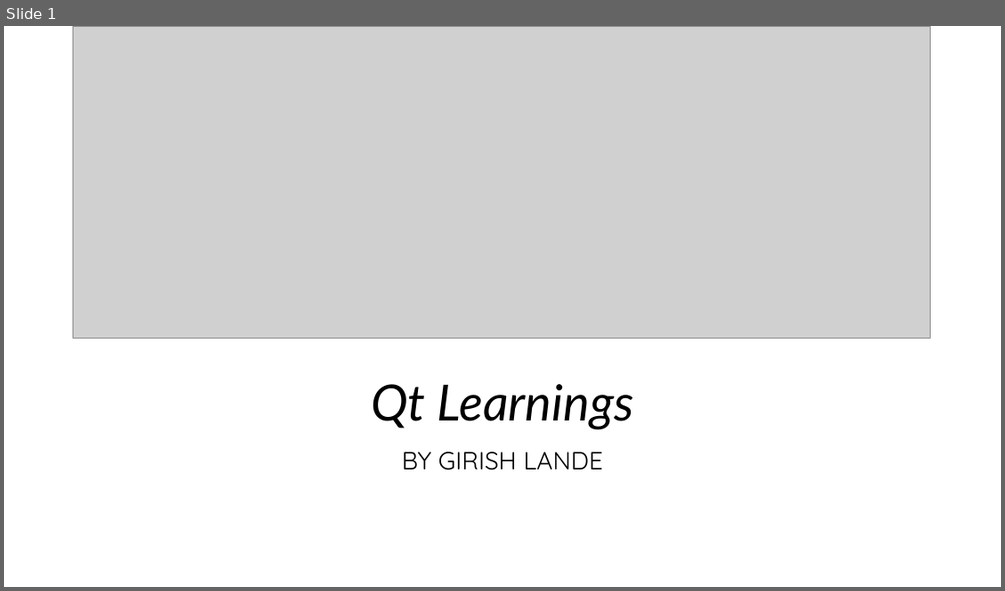
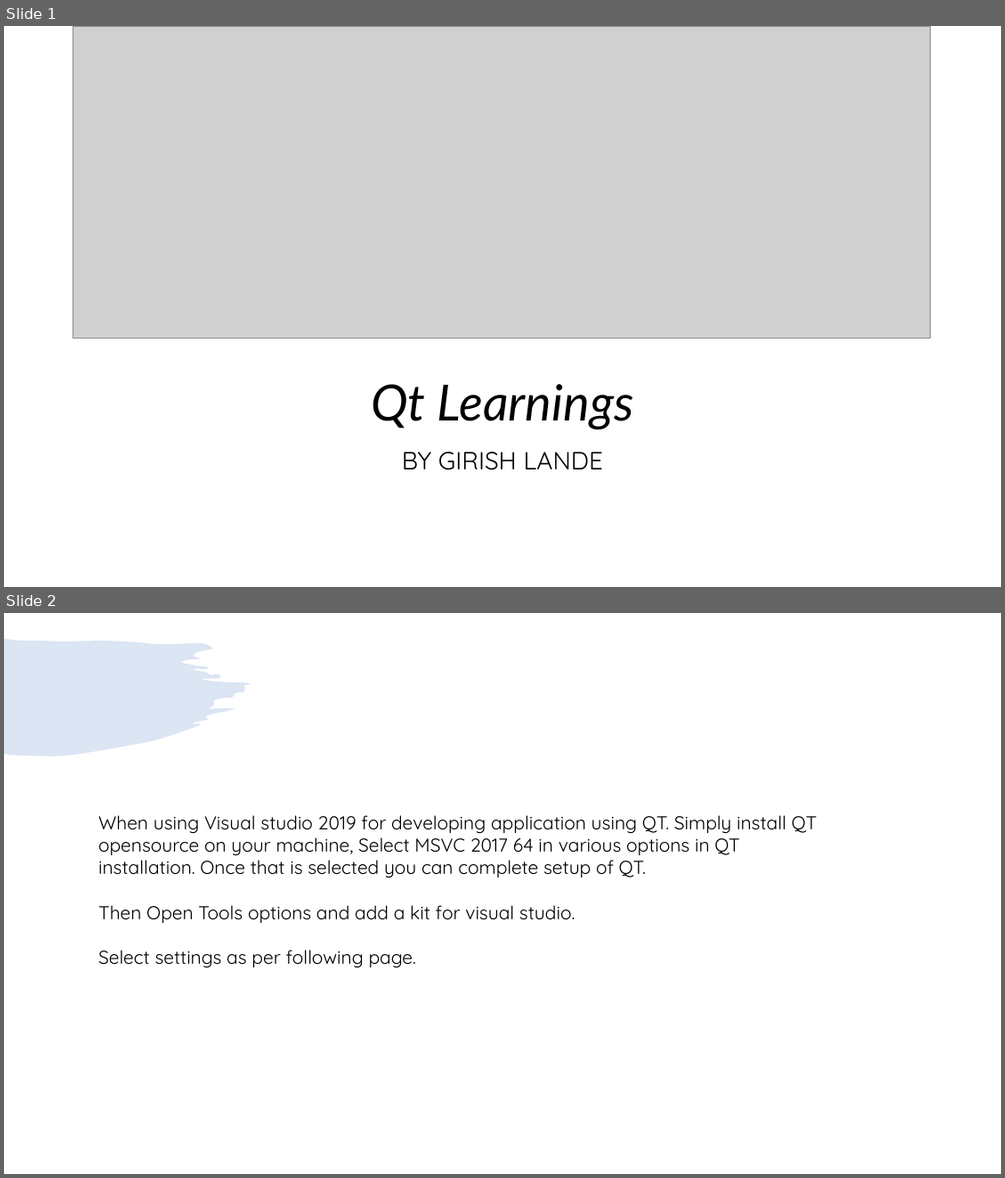
Before and after one commit to girishlande/QtProjects, a slide deck: learnings.pptx. Shown one above the other, each under a label of ours: slide 1 before the commit, slides 1 and 2 after it. The pictures are 1005x591 and 1005x1178 pixels, drawn with LibreOffice and Linux fonts; fonts in the diff are those of the drawing; grey boxes stand for pictures. Boxes give left, top, right and bottom in pixels: in the first picture for what was removed or moved away, otherwise in the second. Text is boxed around its words. In the diff, an @@ line names an element or a change of style, - is before the commit and + after.

Commit message:
Added visual studio interface

```diff
--- a/learnings.pptx
+++ b/learnings.pptx
@@ slide 2 added at (x1=4, y1=613, x2=1001, y2=1174), background #FFFFFF @@
@@ freeform shape added at (x1=4, y1=639, x2=251, y2=755), fill #4D7DC3 at 20% opacity @@
@@ text added at (x1=98, y1=815, x2=817, y2=967), 18 pt, text #000000 @@
+When using Visual studio 2019 for developing application using QT. Simply install QT opensource on your machine, Select MSVC 2017 64 in various options in QT installation. Once that is selected you can complete setup of QT.
+Then Open Tools options and add a kit for visual studio.
+Select settings as per following page.
```
Also in this commit, not shown: 1 other slide added, 2 slides removed.
